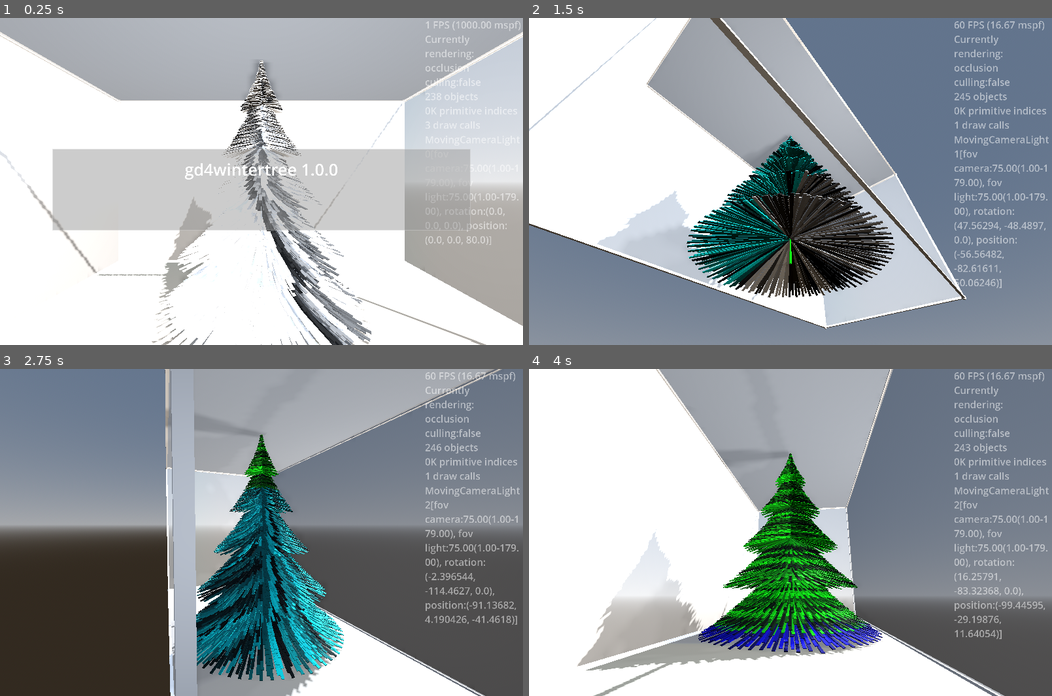
Above: before the commit, frames 1-4 (two rows, left to right).
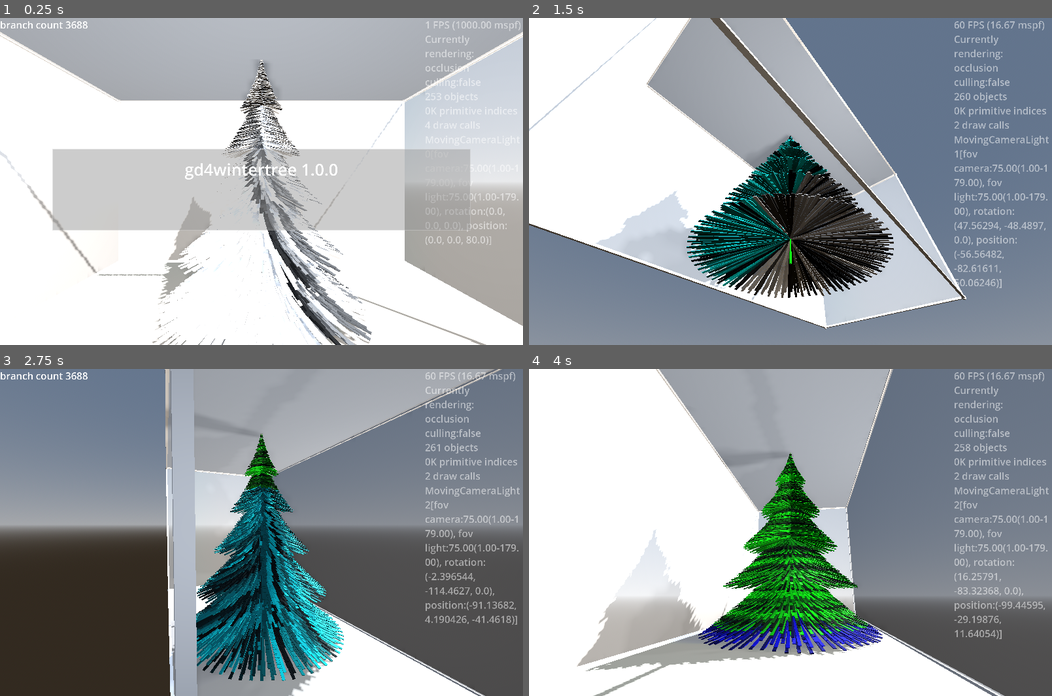
Above: after the commit, the same moments.

Repository: kasworld/gd4wintertree
Game: Godot game, scene res://main.tscn
Same seed, same stepped clock (60 frames per second), same inputs: the game is played once before the commit and once after it.
Inputs (mouse positions are in pixels of both pictures, inside the frame that each line leads up to):
- Up to frame 1 (0.25 s): no input
- Up to frame 2 (1.5 s): tap Enter at 0.5 s; move the mouse to (905, 165) at 0.52 s; hold Right 0.53-1.28 s; tap Q at 0.6 s; click (905, 165) at 0.67 s; move the mouse to (685, 197) at 1.27 s; hold Down from 1.28 s (still down); tap E at 1.35 s
- Up to frame 3 (2.75 s): move the mouse to (313, 460) at 2.02 s; release Down at 2.03 s; hold Right from 2.03 s (still down); tap Enter at 2.1 s
- Up to frame 4 (4 s): move the mouse to (764, 597) at 2.77 s; release Right at 2.78 s; hold Up 2.78-3.53 s; tap Q at 2.85 s; click (764, 597) at 2.92 s; move the mouse to (947, 581) at 3.52 s; hold Left from 3.53 s (still down); tap E at 3.6 s

The runs differ from the first frame. In frame 1, 4.7% of the frame differs, in the area x 0-84%, y 1-100%; in frame 2, 5.0%; in frame 3, 6.1%; in frame 4, 6.8%, in the area x 10-84%, y 23-93%.

Commit message:
add branch count display

Diff:
--- a/main.gd
+++ b/main.gd
@@ -54,11 +54,15 @@
 	#bmesh.height = 0.2
 	#bmesh.rings = 1
 	#bmesh.radial_segments = 8
-	$LineTree.init(bmesh, WorldSize.y, WorldSize.z/2, 100, PI/2, 1.0,
+	line_tree = preload("res://line_tree/line_tree.tscn").instantiate(
+		).init(bmesh, WorldSize.y, WorldSize.z/2, 100, PI/2, 1.0,
 		).set_center_color(Color.GREEN)
-	$LineTree.position.y = - WorldSize.y/2
-	line_tree_inst_index = $LineTree.make_index_array()
+	add_child(line_tree)
+	$"왼쪽패널/LabelTree".text = "branch count %d" % [ line_tree.get_lines().multimesh.instance_count ]
+	line_tree.position.y = - WorldSize.y/2
+	line_tree_inst_index = line_tree.make_index_array()
 
+var line_tree :LineTree
 enum AniDir { Up, Down, Left , Right }
 var line_tree_inst_index :Array
 var color_fn_args := ShuffleIter.new( [[0],[1],[2],[0,1],[1,2],[2,0], [0,1,2]] )
@@ -66,8 +70,8 @@
 var ani_dir_data := ShuffleIter.new( [AniDir.Up, AniDir.Down, AniDir.Left , AniDir.Right] )
 var change_count := 0
 func linetree_animate(delta :float) -> void:
-	$LineTree.rotate_y(delta)
-	var lines :MultiMeshShape = $LineTree.get_lines()
+	line_tree.rotate_y(delta)
+	var lines :MultiMeshShape = line_tree.get_lines()
 	var co :Color = color_fn.call(color_fn_args.get_current())
 	var ani_ended :bool = false
 	match ani_dir_data.get_current():
--- a/main.tscn
+++ b/main.tscn
@@ -1,9 +1,8 @@
-[gd_scene load_steps=13 format=3 uid="uid://c6maulcewyhy5"]
+[gd_scene load_steps=12 format=3 uid="uid://c6maulcewyhy5"]
 
 [ext_resource type="Script" uid="uid://bgj25qi5j8dgh" path="res://main.gd" id="1_ig7tw"]
 [ext_resource type="PackedScene" uid="uid://dl14flc0fkeyt" path="res://axis_arrow_3d/axis_arrow_3d.tscn" id="5_7mycd"]
 [ext_resource type="PackedScene" uid="uid://c6cct2gj2a3im" path="res://timed_message/timed_message.tscn" id="5_lquwl"]
-[ext_resource type="PackedScene" uid="uid://cpcmrvaeq2qi" path="res://line_tree/line_tree.tscn" id="6_7mycd"]
 [ext_resource type="PackedScene" uid="uid://clnf86bglf40d" path="res://glass_cabinet/glass_cabinet.tscn" id="6_272bh"]
 [ext_resource type="PackedScene" uid="uid://ces3a6yv0c5fi" path="res://moving_carmera_light/moving_camera_light.tscn" id="8_5vw27"]
 
@@ -37,7 +36,7 @@
 offset_bottom = 138.0
 theme = SubResource("Theme_h2yge")
 
-[node name="LabelReel" type="Label" parent="왼쪽패널"]
+[node name="LabelTree" type="Label" parent="왼쪽패널"]
 layout_mode = 2
 
 [node name="LabelWheel" type="Label" parent="왼쪽패널"]
@@ -93,6 +92,4 @@
 
 [node name="MovingCameraLightAround" parent="." instance=ExtResource("8_5vw27")]
 
-[node name="LineTree" parent="." instance=ExtResource("6_7mycd")]
-
 [node name="GlassCabinet" parent="." instance=ExtResource("6_272bh")]
